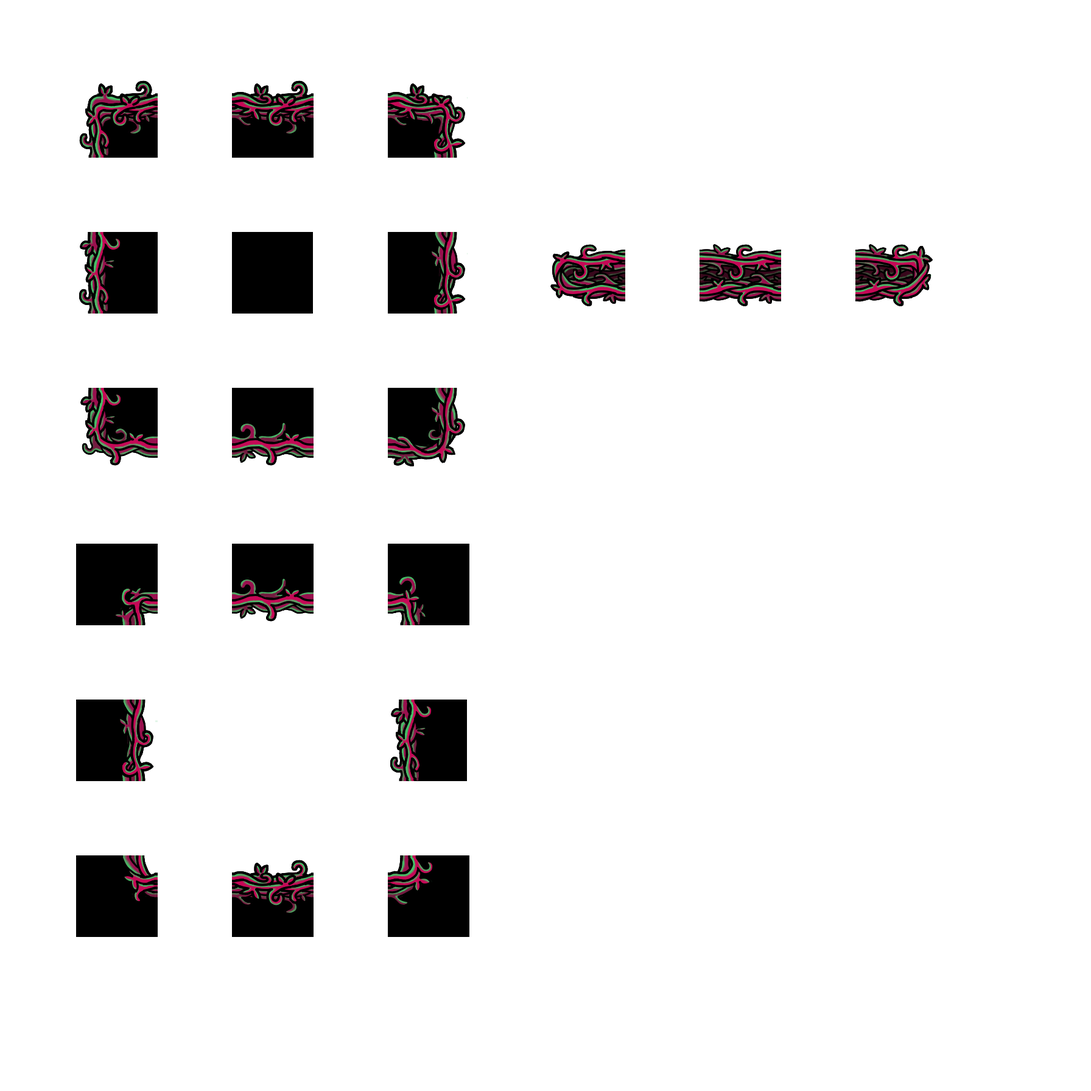
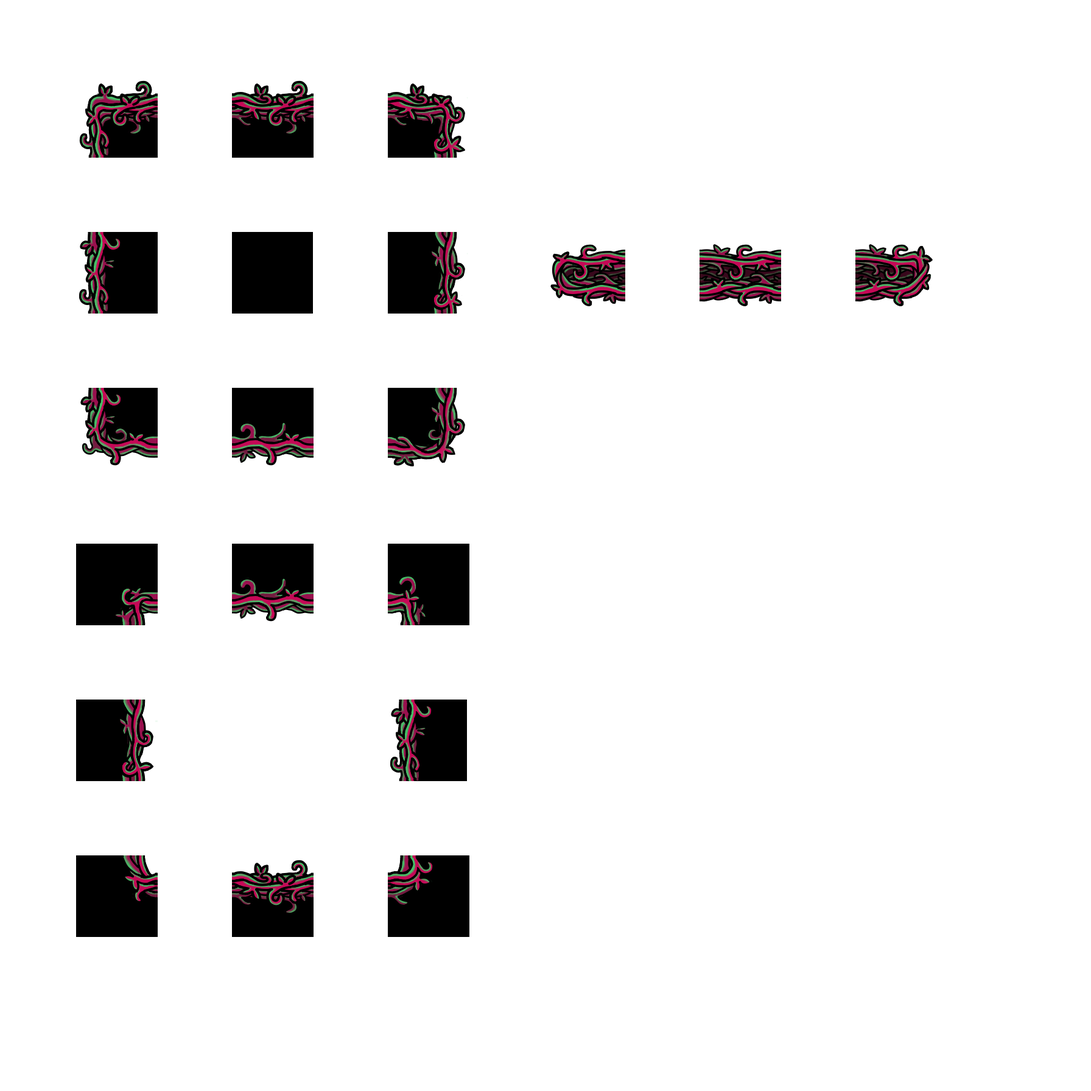
The second 1091x1091 image is a revision of the first. Changes to its layers:
added group "Group 3" with 4 layers above "Group 2 copy 2" over (79, 80, 934, 904)
added layer "mid right" (1st of 2, in "Group 3") in group "Group 3" over (434, 233, 468, 312)
added layer "top right" (1st of 2, in "Group 3") in group "Group 3" over (389, 83, 468, 156)
moved "Group 2 copy" into group "Group 3", painted on it over (79, 80, 934, 904)
hid "Group 2 copy 2" over (79, 80, 934, 904)
